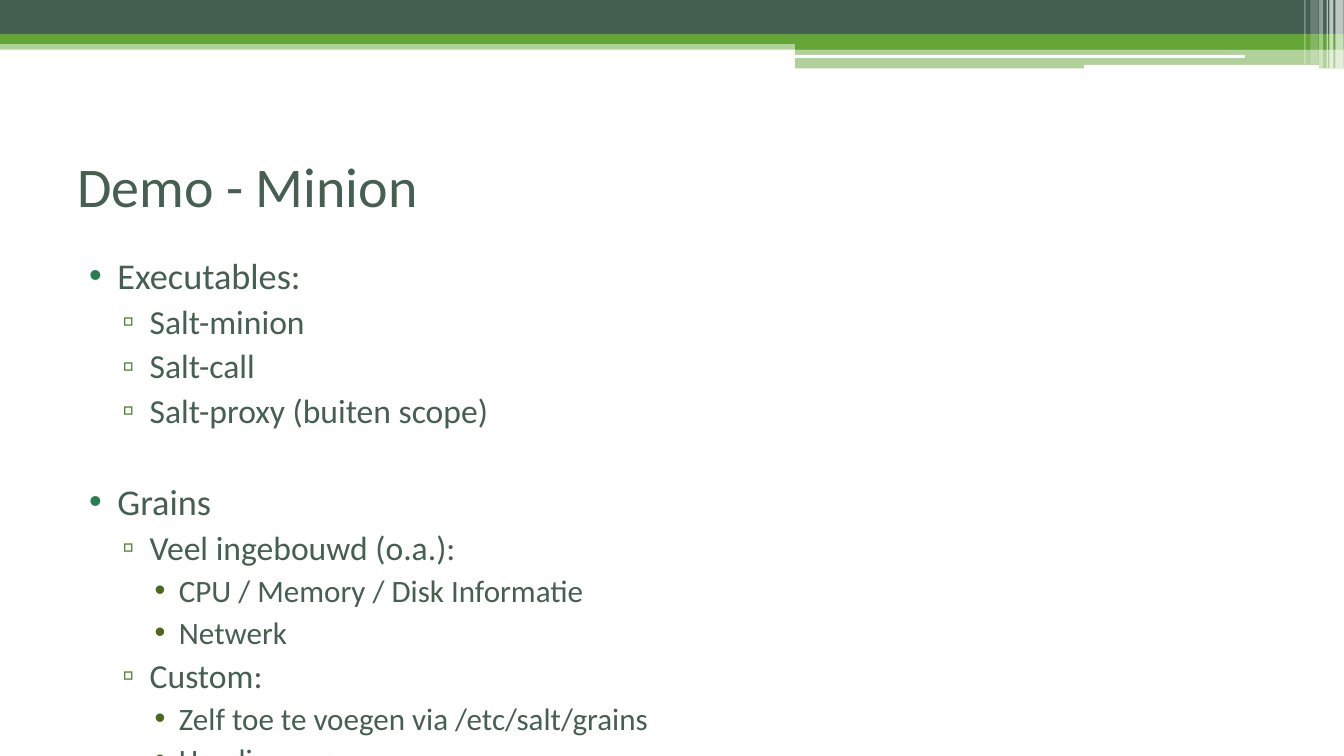
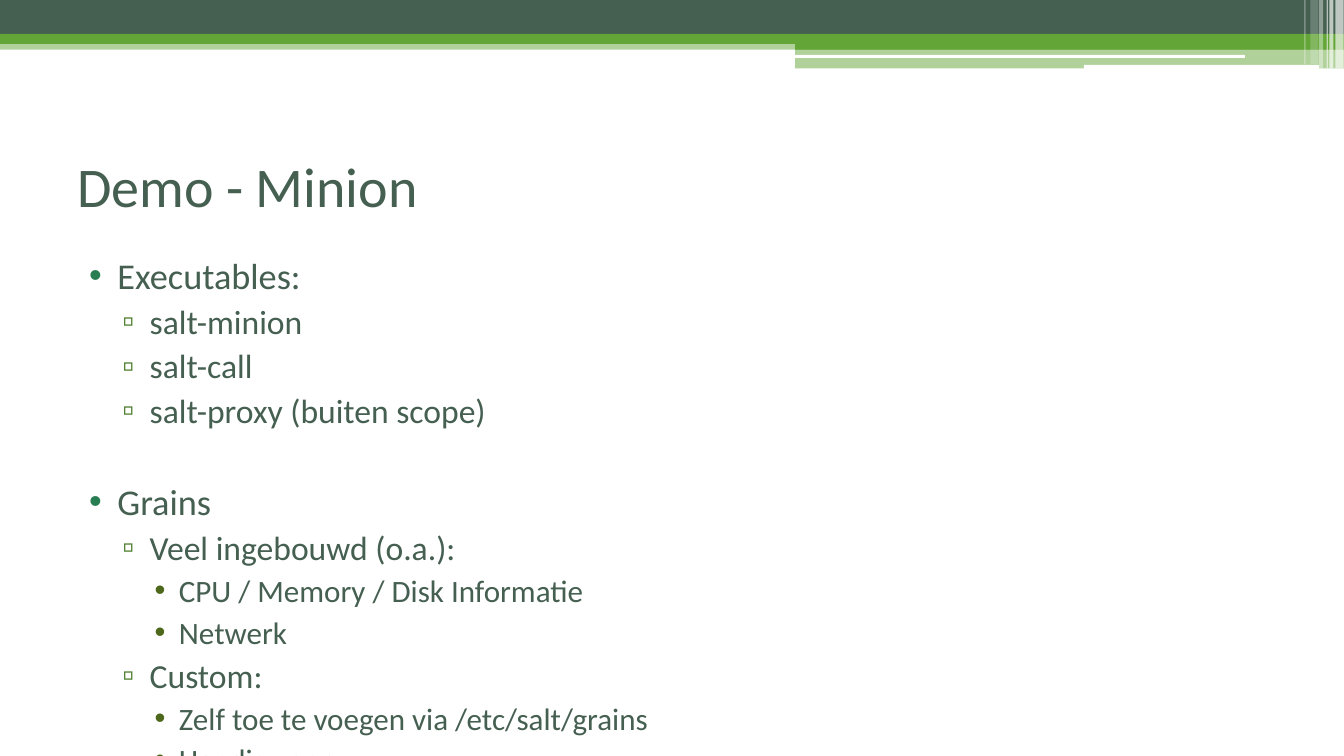
Before and after one commit to FireDrunk/salt-training, a slide deck: slide 5 of presentation.pptx. Drawn at 1344x756 pixels with LibreOffice and Linux fonts; fonts in the diff are those of the drawing. Boxes give left, top, right and bottom in pixels: in the first picture for what was removed or moved away, otherwise in the second. Text is boxed around its words. In the diff, an @@ line names an element or a change of style, - is before the commit and + after.

```diff
--- a/presentation.pptx
+++ b/presentation.pptx
@@ text at [150,310,485,429]: text changed @@
-  ▫ Salt-minion
-  ▫ Salt-call
-  ▫ Salt-proxy (buiten scope)
+  ▫ salt-minion
+  ▫ salt-call
+  ▫ salt-proxy (buiten scope)
```
Also in this commit, not shown: 13 slides added, 12 slides removed, 1 other file.
